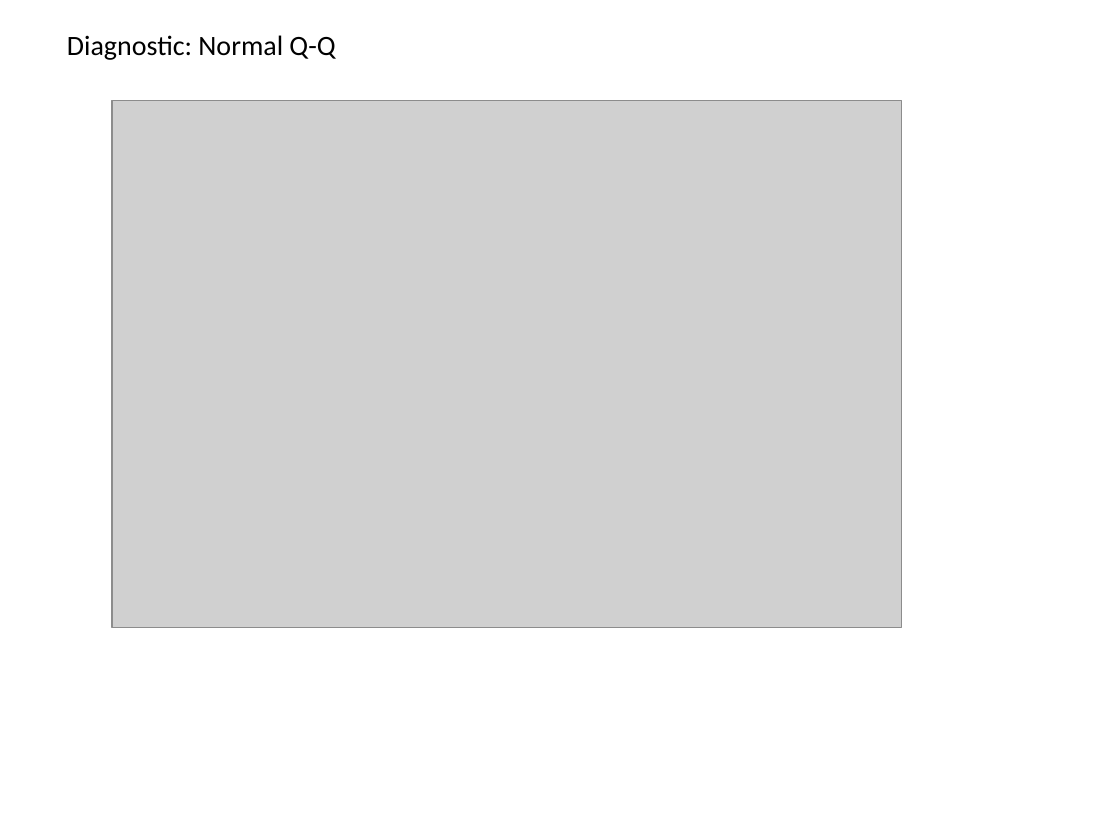
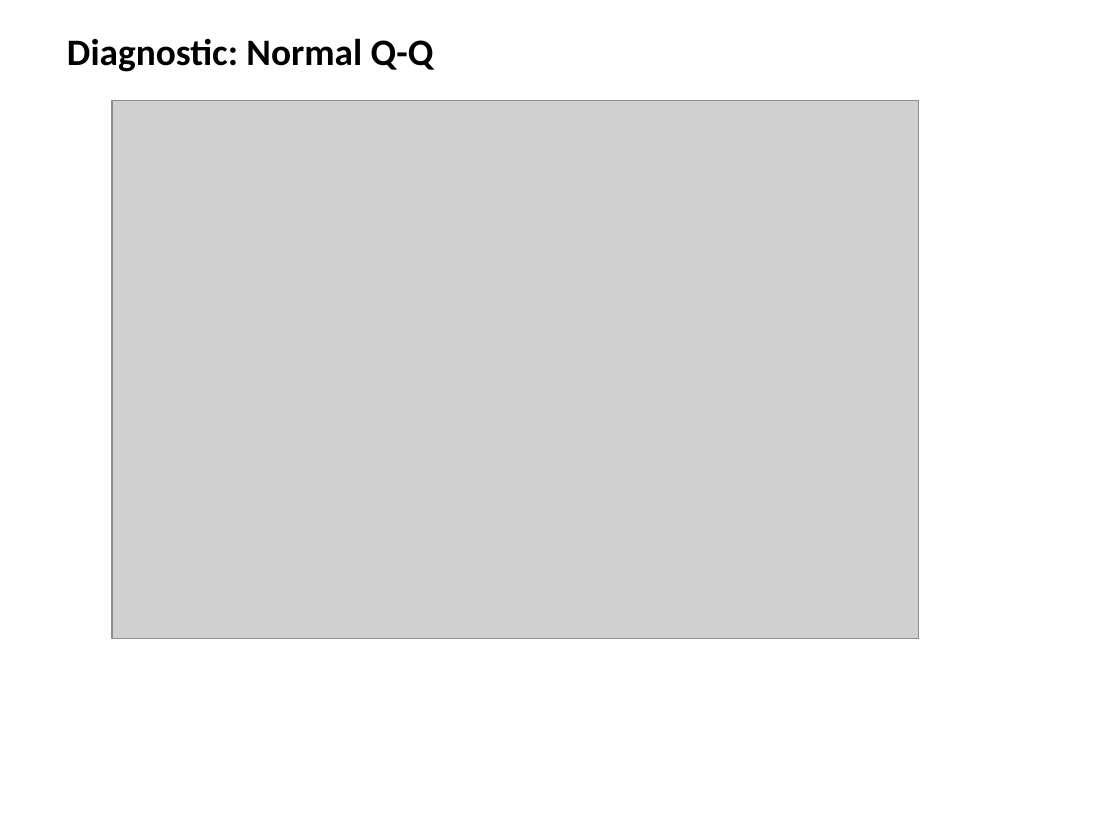
Before and after one commit to paullopes2004/RegressionCourseProject, a slide deck: slide 12 of reports/Regression_Project_Presentation.pptx. Drawn at 1120x840 pixels with LibreOffice and Linux fonts; fonts in the diff are those of the drawing; grey boxes stand for pictures. Boxes give left, top, right and bottom in pixels: in the first picture for what was removed or moved away, otherwise in the second. Text is boxed around its words. In the diff, an @@ line names an element or a change of style, - is before the commit and + after.

```diff
--- a/reports/Regression_Project_Presentation.pptx
+++ b/reports/Regression_Project_Presentation.pptx
@@ text "Diagnostic: Normal Q-Q" at (x1=67, y1=38, x2=434, y2=72): size 18 to 24 pt, bold on @@
@@ picture resized from (x1=112, y1=101, x2=902, y2=627) to (x1=112, y1=101, x2=918, y2=638) @@
```
Also in this commit, not shown: 6 other slides changed, 11 slides added, 8 slides removed.
